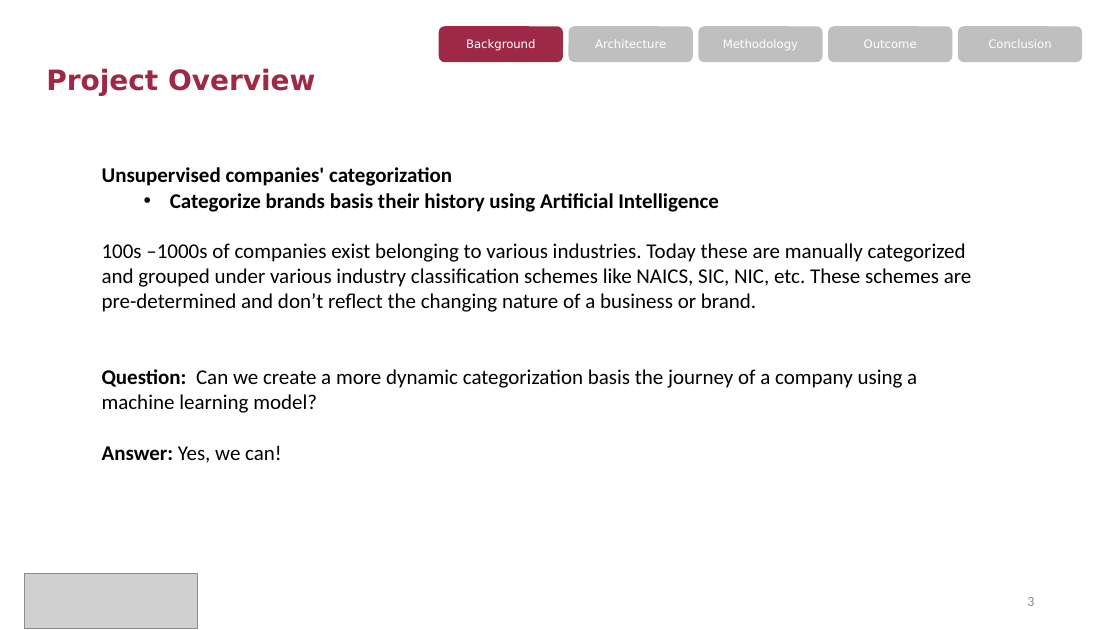
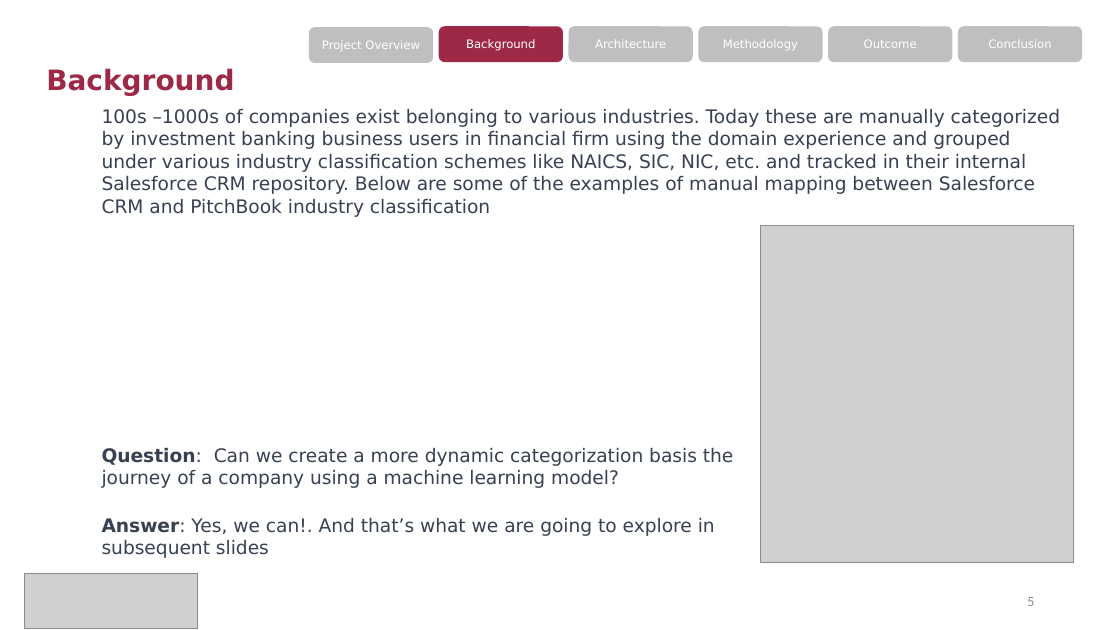
Before and after one commit to zqw86713/MSCA_31008_0N01_Winter_2023_Data_Mining_Principles, a slide deck: slide 5 of Final_project/MScA_31008_Final_Project_Presentation - Pitchbook Industry Classification.pptx (slide 3 before the commit). Drawn at 1120x630 pixels with LibreOffice and Linux fonts; fonts in the diff are those of the drawing; grey boxes stand for pictures. Boxes give left, top, right and bottom in pixels: in the first picture for what was removed or moved away, otherwise in the second. Text is boxed around its words. In the diff, an @@ line names an element or a change of style, - is before the commit and + after.

Commit message:
Update latest slides

```diff
--- a/Final_project/MScA_31008_Final_Project_Presentation - Pitchbook Industry Classification.pptx
+++ b/Final_project/MScA_31008_Final_Project_Presentation - Pitchbook Industry Classification.pptx
@@ rounded rectangle added at (309,27,434,63), fill #BFBFBF, 10 pt, text #FFFFFF @@
+Project Overview
@@ title at (46,68,234,96): text changed @@
-Project Overview
+Background
@@ text at (102,109,1060,217): text changed; size 18 to 16 pt; font Calibri to DejaVu Sans; text colour #000000 to #374151 @@
-Unsupervised companies' categorization
-  • Categorize brands basis their history using Artificial Intelligence
-100s –1000s of companies exist belonging to various industries. Today these are manually categorized and grouped under various industry classification schemes like NAICS, SIC, NIC, etc. These schemes are pre-determined and don’t reflect the changing nature of a business or brand.
-Question: Can we create a more dynamic categorization basis the journey of a company using a machine learning model?
-Answer: Yes, we can!
+100s –1000s of companies exist belonging to various industries. Today these are manually categorized by investment banking business users in financial firm using the domain experience and grouped under various industry classification schemes like NAICS, SIC, NIC, etc. and tracked in their internal Salesforce CRM repository. Below are some of the examples of manual mapping between Salesforce CRM and PitchBook industry classification
@@ picture added at (760,226,1074,563) @@
@@ text added at (102,448,734,558), 16 pt, text #374151 @@
+Question: Can we create a more dynamic categorization basis the journey of a company using a machine learning model?
+Answer: Yes, we can!. And that’s what we are going to explore in subsequent slides
```
Also in this commit, not shown: 15 other slides changed, 2 slides added, 2 slides removed.
